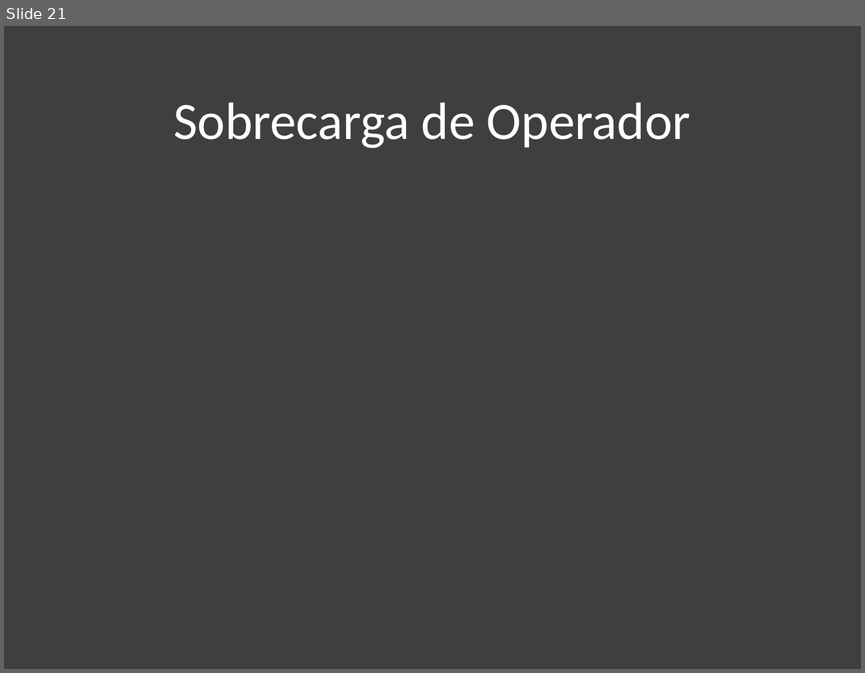
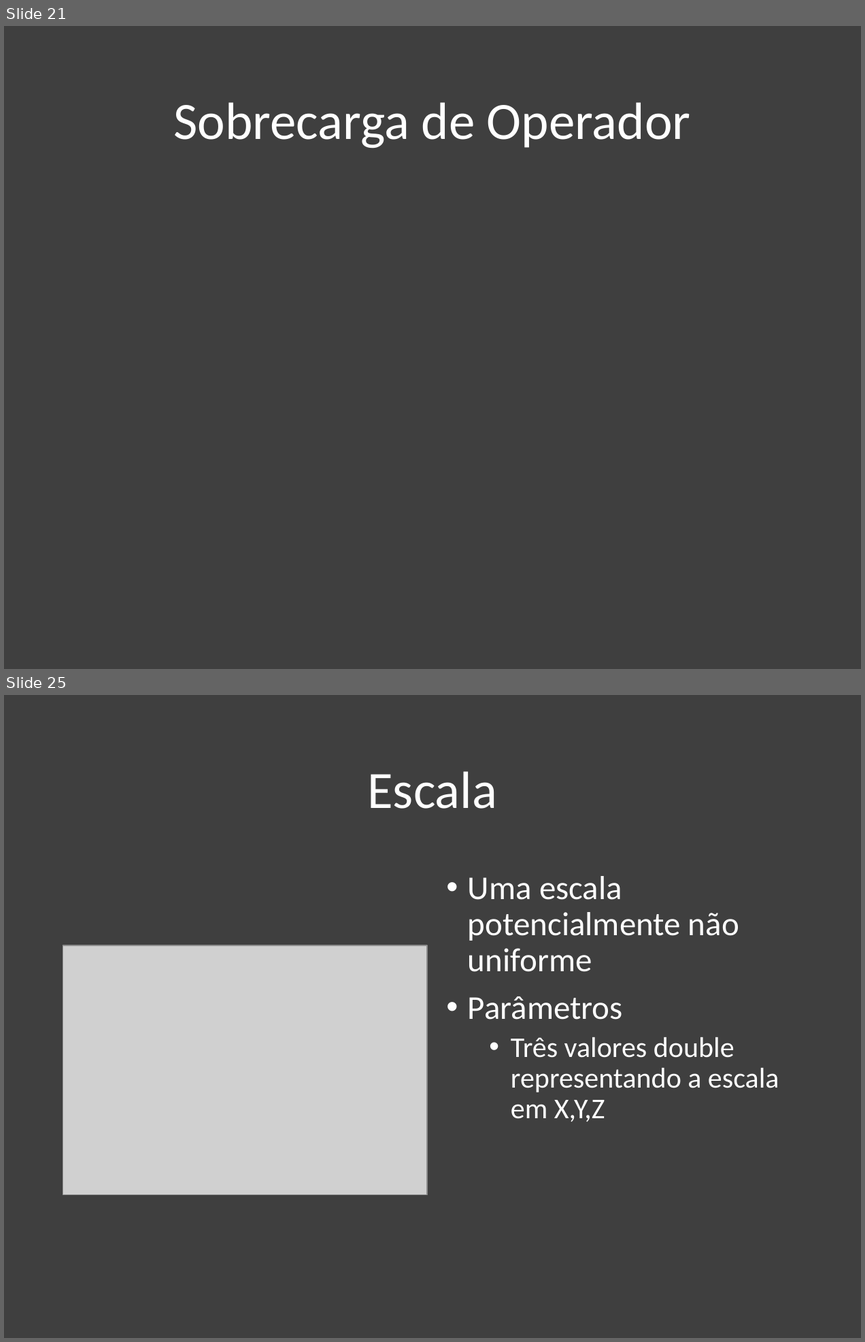
Before and after one commit to danisson/final-cg1, a slide deck: apresentação/Trabalho de CG1.pptx. Shown one above the other, each under a label of ours: slide 21 before the commit, slides 21 and 25 after it; the slides between them are not shown. The pictures are 865x673 and 865x1342 pixels, drawn with LibreOffice and Linux fonts; fonts in the diff are those of the drawing; grey boxes stand for pictures. Boxes give left, top, right and bottom in pixels: in the first picture for what was removed or moved away, otherwise in the second. Text is boxed around its words. In the diff, an @@ line names an element or a change of style, - is before the commit and + after.

```diff
--- a/apresentação/Trabalho de CG1.pptx
+++ b/apresentação/Trabalho de CG1.pptx
@@ slide 25 added at bbox=[4, 695, 861, 1338], background #3F3F3F @@
@@ title added at bbox=[367, 771, 497, 809], 44 pt, text #FFFFFF @@
+Escala
@@ text added at bbox=[468, 876, 779, 1121], 28 pt, text #FFFFFF @@
+• Uma escala potencialmente não uniforme
+• Parâmetros
+  • Três valores double representando a escala em X,Y,Z
@@ picture added at bbox=[63, 945, 427, 1195] @@
```
Also in this commit, not shown: 8 other slides added, 7 other files.
